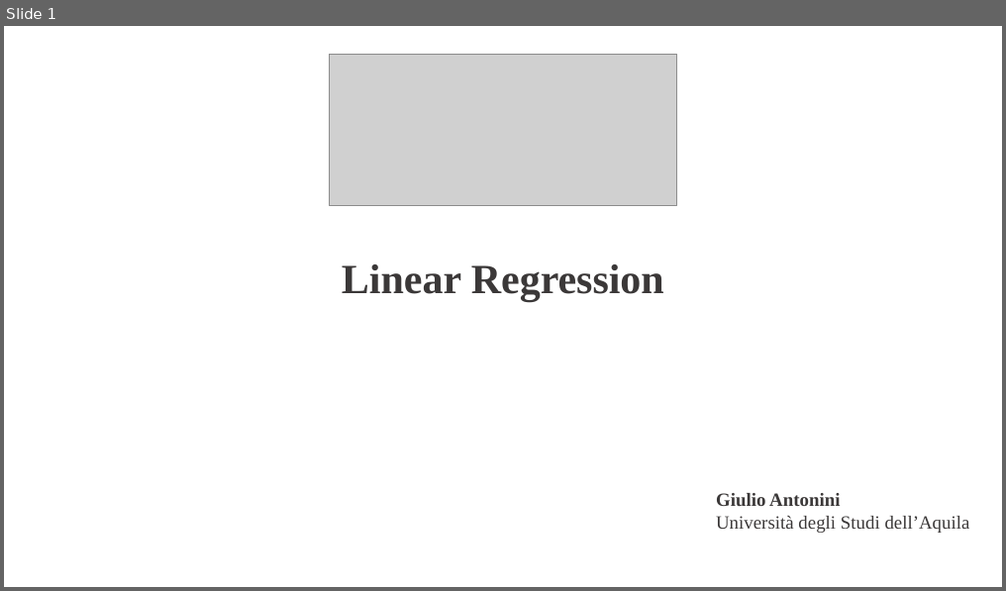
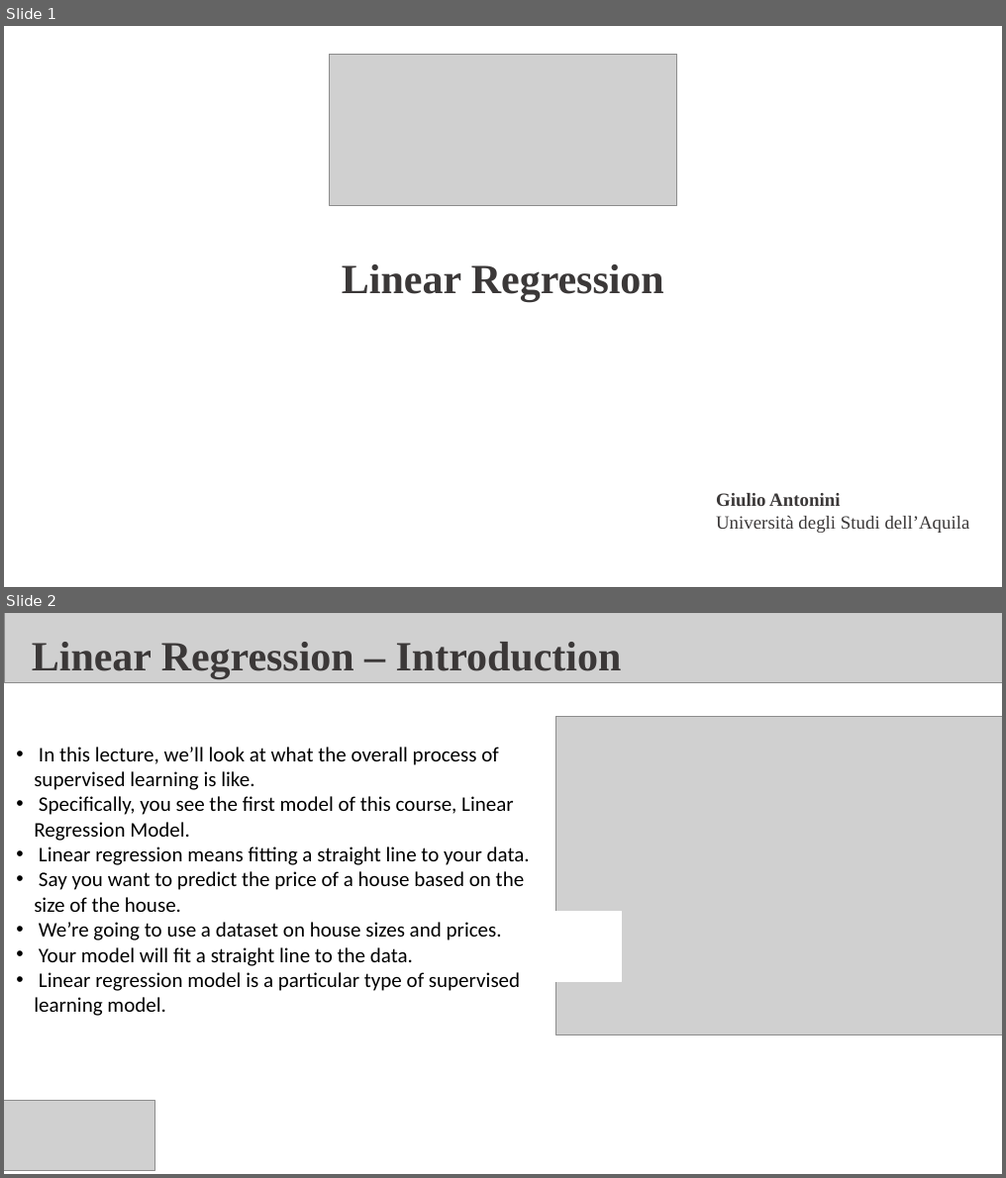
Before and after one commit to fabioantonini/introduction-machine-learning-for-engineers, a slide deck: Lectures/LinearRegression/Slides/LinearRegression.ppt. Shown one above the other, each under a label of ours: slide 1 before the commit, slides 1 and 2 after it. The pictures are 1006x591 and 1006x1178 pixels, drawn with LibreOffice and Linux fonts; fonts in the diff are those of the drawing; grey boxes stand for pictures; background and template pictures are left out. Boxes give left, top, right and bottom in pixels: in the first picture for what was removed or moved away, otherwise in the second. Text is boxed around its words. In the diff, an @@ line names an element or a change of style, - is before the commit and + after.

```diff
--- a/Lectures/LinearRegression/Slides/LinearRegression.ppt
+++ b/Lectures/LinearRegression/Slides/LinearRegression.ppt
@@ slide 2 added at box(4, 613, 1002, 1174), background #FFFFFF @@
@@ picture added at box(5, 613, 1002, 682) @@
@@ text added at box(32, 642, 622, 678), 40 pt, text #3B3838, bold @@
+Linear Regression – Introduction
@@ picture added at box(555, 717, 1002, 1035) @@
@@ text added at box(34, 747, 530, 1016), 20 pt, text #000000 @@
+• In this lecture, we’ll look at what the overall process of supervised learning is like.
+• Specifically, you see the first model of this course, Linear Regression Model.
+• Linear regression means fitting a straight line to your data.
+• Say you want to predict the price of a house based on the size of the house.
+• We’re going to use a dataset on house sizes and prices.
+• Your model will fit a straight line to the data.
+• Linear regression model is a particular type of supervised learning model.
@@ rectangle added at box(545, 911, 621, 982), fill #FFFFFF, outline #FFFFFF 0.74 pt @@
@@ picture added at box(4, 1100, 154, 1170) @@
```
Also in this commit, not shown: 1 slide changed, 20 other slides added, 1 slide removed, 23 other files.
